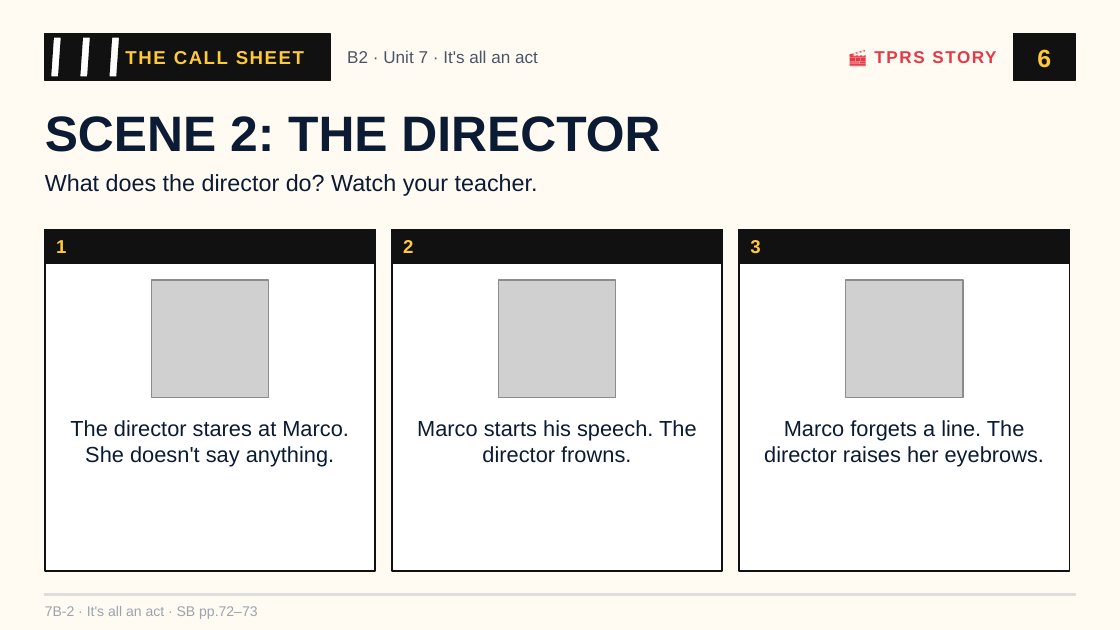
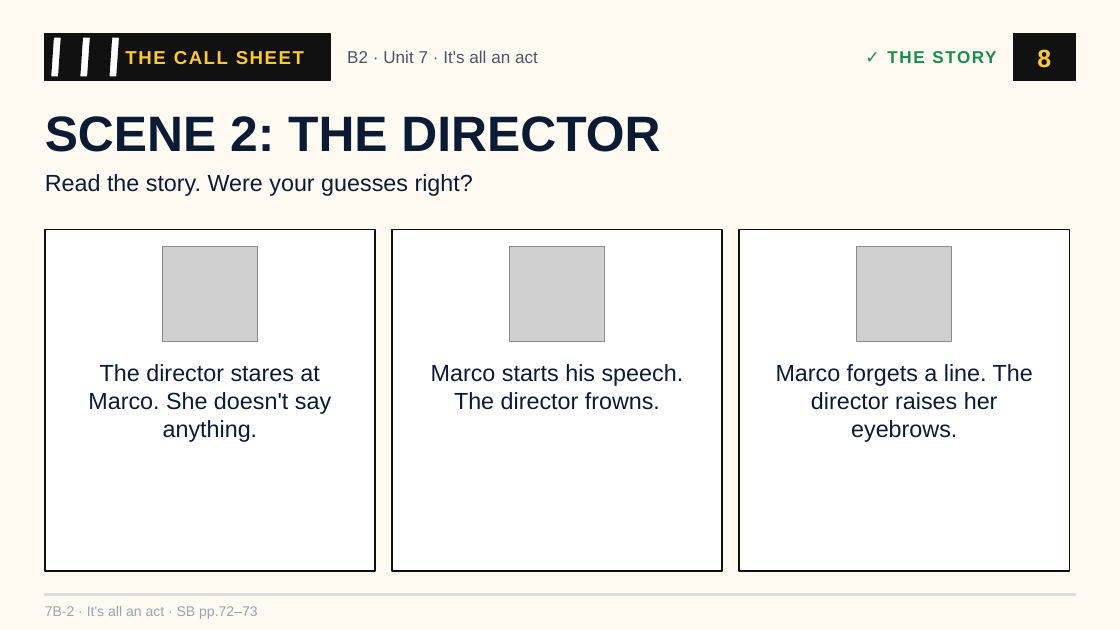
Before and after one commit to londonlanguageschool/Bagheria-, a slide deck: slide 8 of materials/B2/B2_7B-2_Its_all_an_act.pptx (slide 6 before the commit). Drawn at 1120x630 pixels with LibreOffice and Linux fonts; fonts in the diff are those of the drawing; grey boxes stand for pictures. Boxes give left, top, right and bottom in pixels: in the first picture for what was removed or moved away, otherwise in the second. Text is boxed around its words. In the diff, an @@ line names an element or a change of style, - is before the commit and + after.

```diff
--- a/materials/B2/B2_7B-2_Its_all_an_act.pptx
+++ b/materials/B2/B2_7B-2_Its_all_an_act.pptx
@@ text at <box>887,51,996,63</box>: text changed; text colour #E63946 to #1E8A4C @@
-🎬 TPRS STORY
+✓ THE STORY
@@ text at <box>1037,49,1051,68</box>: text changed @@
-6
+8
@@ text at <box>45,174,473,196</box>: text changed @@
-What does the director do? Watch your teacher.
+Read the story. Were your guesses right?
@@ rectangle removed at <box>45,230,375,263</box> @@
@@ rectangle removed at <box>392,230,722,263</box> @@
@@ rectangle removed at <box>739,230,1070,263</box> @@
@@ text removed at <box>56,240,66,253</box> @@
-1
@@ picture: place and size @@
-picture at <box>151,280,269,398</box>
+picture at <box>162,246,258,342</box>
@@ text removed at <box>403,240,413,253</box> @@
-2
@@ picture: place and size @@
-picture at <box>498,280,616,398</box>
+picture at <box>510,246,605,342</box>
@@ text removed at <box>750,240,760,254</box> @@
-3
@@ picture: place and size @@
-picture at <box>846,280,963,398</box>
+picture at <box>857,246,952,342</box>
@@ text "The director stares at Marco. ...": place and size @@
-text "The director stares at Marco. ..." at <box>70,420,349,467</box>
+text "The director stares at Marco. ..." at <box>88,364,331,442</box>
@@ text "Marco starts his speech. The ...": place and size @@
-text "Marco starts his speech. The ..." at <box>417,420,697,463</box>
+text "Marco starts his speech. The ..." at <box>431,364,684,410</box>
@@ size 14 to 15 pt in 3 elements at <box>88,364,331,442</box>, <box>431,364,684,410</box>, <box>776,364,1033,442</box> @@
@@ text "Marco forgets a line. The ...": place and size @@
-text "Marco forgets a line. The ..." at <box>764,420,1044,467</box>
+text "Marco forgets a line. The ..." at <box>776,364,1033,442</box>
```
Also in this commit, not shown: 15 other slides changed, 3 slides added, 27 other files.
